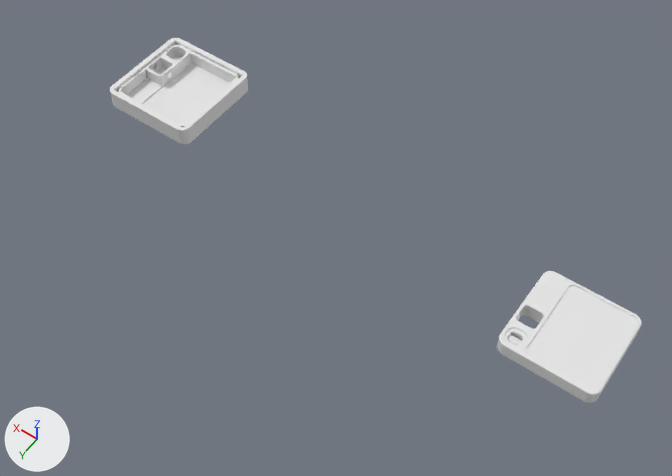
Renders of the Blender file rabbit-r1/rabbit-r1-01.blend from each side of a commit.
Before and after are seen from a camera (50 mm lens) standing at (-457.0, 425.0, 572.0) and looking at (-198.0, 63.0, 3.0). The lights are fixed; the arrows at lower left show +X, +Y and +Z.

Names of what the first picture shows: 'RabbitR1Body', 'case01', 'fake'.
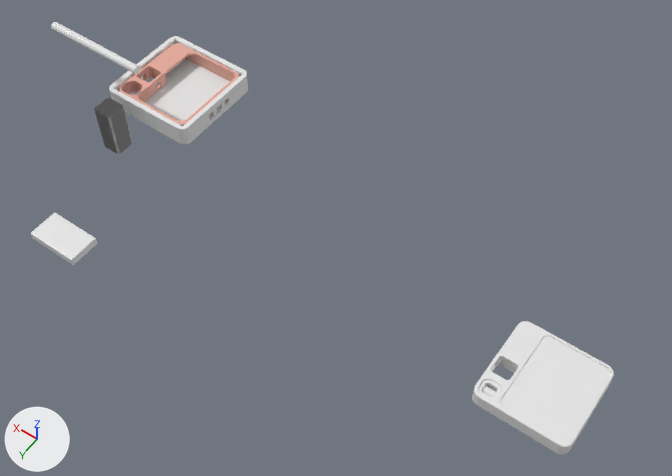
The change, as JSON lines over the scene's bpy script:
```json
{"op": "add", "block": "mat_material_001", "code": ["mat_material_001 = principled_material('Material.001')", "mat_material_001.base_color = (0.8, 0.404, 0.33)  # pink #e7aa9b"]}
{"block": "me_rabbit_r1___main_case_v3", "where": "me_rabbit_r1___main_case_v3.from_pydata(...)  # 1922 vertices, 3860 faces; spans x -30.9..47.6, y -49.0..29.8, z -13.0..0.0"}
{"op": "add", "block": "me_rabbit_r1___main_case_v3", "code": "me_rabbit_r1___main_case_v3.materials.append(mat_material_001)  # pink #e7aa9b"}
{"block": "me_cube_001", "where": "# used by ob_case01; location = (8.1, 9.6, 0.0); scale = (39.8, 39.8, -1.19)"}
{"op": "remove", "block": "me_cube_001", "code": "me_cube_001.from_pydata(...)  # 420 vertices, 430 faces; spans x -1.11..1.11, y -1.11..1.11, z -12.92..1.11"}
{"op": "add", "block": "me_cube_001", "code": "me_cube_001.from_pydata(...)  # 785 vertices, 610 faces; spans x -1.03..40.4, y -22.77..18.67, z -2.7..3.21"}
{"block": "me_cube_001", "change": "me_cube_001 part 1: a new loose piece of 769 vertices spanning x -1.03..40.4, y -22.77..18.67, z -2.7..3.21"}
{"block": "me_cube_001", "change": "me_cube_001 part 2: 412 vertices removed from x -1.11..1.11, y -1.11..1.11, z -12.92..1.11"}
{"op": "add", "block": "me_cube_003", "code": ["me_cube_003 = bpy.data.meshes.new('Cube.003')", "me_cube_003.from_pydata(...)  # 88 vertices, 46 faces; spans x -1.0..1.0, y -1.0..1.0, z -1.0..1.0"]}
{"op": "add", "block": "me_cylinder", "code": ["me_cylinder = bpy.data.meshes.new('Cylinder')", "me_cylinder.from_pydata(...)  # a 32-sided cylinder along z spanning x -1.0..1.0, y -1.0..1.0, z -1.0..1.0"]}
{"op": "set", "path": "ob_fake.location", "old": "(0.0, 0.0, 0.0)", "new": "(-0.4, 18.5, 14.6)"}
{"op": "set", "path": "ob_fake.rotation_euler", "old": "(3.142, 0.0, 0.0)", "new": "(0.0, 6.283, 0.0)", "note": "degrees (180, 0, 0) -> degrees (0, 360, 0)"}
{"op": "set", "path": "ob_rabbitr1body.location", "old": "(-424.5, 0.0, 0.0)", "new": "(-424.5, 27.1, -33.9)"}
{"op": "set", "path": "ob_case01.location", "old": "(8.1, 9.6, 0.0)", "new": "(-34.0, 14.0, 7.0)"}
{"op": "set", "path": "ob_case01.scale", "old": "(39.8, 39.8, -1.19)", "new": "(2.14, 2.14, 3.1)"}
{"op": "add", "block": "ob_cube_001", "code": ["ob_cube_001 = bpy.data.objects.new('Cube.001', me_cube_003)", "ob_cube_001.location = (-30.1, 186.9, 7.0)", "ob_cube_001.rotation_euler = (0.0, 1.571, 0.0)  # degrees (0, 90, 0)", "ob_cube_001.scale = (3.45, 12.9, 22.1)"]}
{"op": "add", "block": "ob_cylinder", "code": ["ob_cylinder = bpy.data.objects.new('Cylinder', me_cylinder)", "ob_cylinder.location = (65.0, 44.6, 50.2)", "ob_cylinder.rotation_euler = (0.0, 1.571, 0.0)  # degrees (0, 90, 0)", "ob_cylinder.scale = (3.69, 3.69, 48.6)"]}
{"op": "add", "block": "ob_cube", "code": ["ob_cube = bpy.data.objects.new('Cube', me_cube_003.copy())", "ob_cube.location = (27.6, 73.9, 2.2)", "ob_cube.scale = (9.02, 9.02, 22.1)"]}
```

Where the change shows, as pixel boxes (x1, y1, x2, y2) in the pictures (672 x 476 px):
```json
{"object": "RabbitR1Body", "change": "moved", "before": [497, 271, 642, 403], "after": [472, 321, 614, 454]}
{"object": "case01", "change": "reshaped, moved, rescaled", "before": [110, 38, 248, 144], "after": [109, 36, 248, 144]}
{"object": "fake", "change": "recoloured, moved, turned", "before": [119, 45, 238, 127], "after": [119, 43, 239, 126]}
{"object": "Cube.001", "change": "added", "after": [31, 213, 97, 265]}
{"object": "Cube", "change": "added", "after": [94, 98, 132, 154]}
{"object": "Cylinder", "change": "added", "after": [51, 22, 141, 74]}
{"part": 1, "of": "me_cube_001", "change": "added", "after": [109, 36, 248, 144]}
{"part": 2, "of": "me_cube_001", "change": "deleted", "before": [110, 38, 248, 144]}
```
